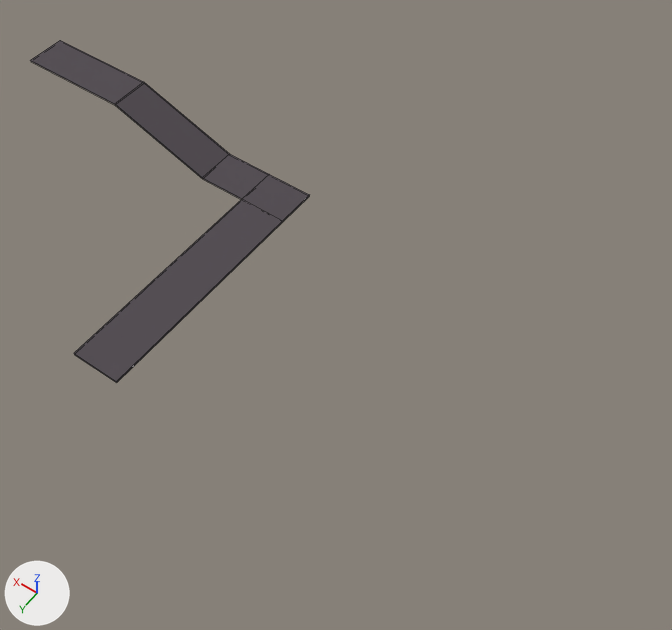
A saved change to the Blender file Elvebakken Spill/Assets/Models/vei.blend.
One viewpoint serves both versions: a 50 mm camera at (-297.0, 233.0, 285.0) aimed at (-142.0, 16.0, -56.0). The axes (+X, +Y, +Z) are drawn at lower left. The lights are the same throughout. Mesh edges are drawn as thin lines.
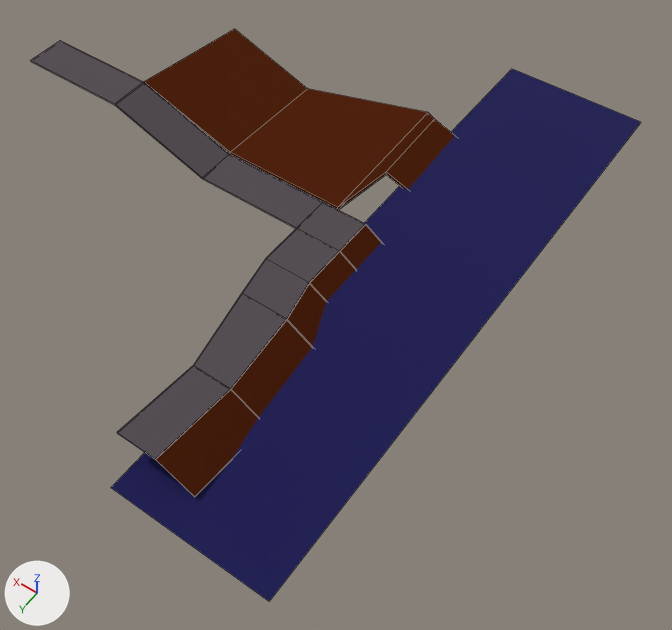
Where the change shows, as pixel boxes (x1, y1, x2, y2) in the pictures (672 x 630 px):
'Plane', added (blue): after (111, 69, 641, 601)
'Cube', reshaped (20% wider, 22% taller): before (31, 40, 310, 383); after (31, 40, 366, 460)
'Cube.001', added (brown): after (144, 29, 455, 210)
'Cube.002', added (brown): after (156, 224, 381, 497)
part 1 of me_cube, built on: before (74, 154, 310, 383); after (117, 154, 366, 460)

Diff of the bpy script that builds the scene:
```diff
--- a/Elvebakken Spill/Assets/Models/vei.blend.py
+++ b/Elvebakken Spill/Assets/Models/vei.blend.py
@@ mat_vann @@
+mat_vann = principled_material('Vann')
+mat_vann.base_color = (0.00536, 0.00437, 0.0835)  # dark blue #100e52
+mat_vann.roughness = 1.0
@@ mat_jord @@
+mat_jord = principled_material('Jord')
+mat_jord.base_color = (0.08, 0.0164, 0.00473)  # brown #50230f
+mat_jord.roughness = 1.0
+mat_jord.specular_ior_level = 0.0
@@ me_cube @@
 me_cube.from_pydata(...)  # 24 vertices, 22 faces; spans x -10.9..4.7, y -1.0..11.7, z -47.2..1.0
 # used by ob_cube; location = (0.0, 0.0, 0.0); scale = (10.0, 10.0, 0.415)
 # verts and faces of me_cube; kept vertices keep their numbers, new ones are numbered from 24
 # before: 12 (-8.5, 1.0, -47.2) at pixel (242, 200), 13 (-8.5, -1.0, -47.2) at pixel (269, 175), 14 (-8.5, -1.0, -45.2) at pixel (269, 174), 15 (-8.5, 1.0, -45.2) at pixel (242, 198), 16 (-10.9, 1.0, -47.2) at pixel (283, 221)
 # before: 17 (-10.9, -1.0, -47.2) at pixel (309, 196), 18 (-10.9, -1.0, -45.2) at pixel (309, 194), 19 (-10.9, 1.0, -45.2) at pixel (282, 220), 20 (-8.5, 11.7, -45.2) at pixel (73, 353), 21 (-8.5, 11.7, -47.2) at pixel (74, 354)
 # before: 22 (-10.9, 11.7, -45.2) at pixel (116, 381), 23 (-10.9, 11.7, -47.2) at pixel (116, 382)
+# me_cube part 1
+delete_faces([(20, 21, 23, 22)])
+for i in [*range(12, 20)]: verts[i] += (-3.1, 0.0, 0.0)
+for i in [*range(20, 24)]: verts[i] += (-3.1, -8.5, 0.0)
+verts[24] = (-14.9, 9.5, -38.0)  # pixel (230, 388)
+verts[25] = (-14.9, 9.5, -39.6)  # pixel (230, 389)
+verts[26] = (-14.9, 13.6, -24.4)  # pixel (155, 459)
+verts[27] = (-14.9, 13.6, -26.0)  # pixel (155, 459)
+for new, old in zip([*range(28, 32)], [*range(24, 28)]): verts[new] = verts[old] + (1.9, 0.0, 0.0)
+verts[32] = (-12.2, 5.5, -37.8)  # pixel (241, 292)
+verts[33] = (-12.2, 5.5, -39.8)  # pixel (241, 294)
+verts[34] = (-14.5, 5.5, -37.8)  # pixel (286, 318)
+verts[35] = (-14.5, 5.5, -39.8)  # pixel (286, 320)
+faces += [(21, 23, 35, 33), (24, 34, 32, 28), (20, 21, 33, 32), (20, 32, 34, 22), (22, 34, 35, 23), (24, 26, 27, 25)]
+faces += [(24, 25, 35, 34), (25, 29, 33, 35), (28, 32, 33, 29), (26, 30, 31, 27), (25, 27, 31, 29), (28, 29, 31, 30)]
+faces += [(24, 28, 30, 26)]
 me_cube.materials.append(mat_asphalt)
@@ me_plane @@
+me_plane.from_pydata([(-2.51, -1.0, 0.0), (1.0, -1.0, 0.0), (-2.51, 1.0, 0.0), (1.0, 1.0, 0.0)], [], [(0, 1, 3, 2)])
+me_plane.materials.append(mat_vann)  # dark blue #100e52
@@ me_cube_002 @@
+me_cube_002.from_pydata(...)  # 24 vertices, 22 faces; spans x -16.4..-14.0, y -1.1..13.6, z -78.5..-24.4
+me_cube_002.materials.append(mat_jord)  # brown #50230f
@@ me_cube_001 @@
+me_cube_001.from_pydata(...)  # 20 vertices, 18 faces; spans x -1.1..2.2, y -81.3..1.2, z -13.9..19.3
+me_cube_001.materials.append(mat_jord)  # brown #50230f
@@ ob_plane @@
+ob_plane = bpy.data.objects.new('Plane', me_plane)
+ob_plane.location = (-156.4, -2.6, -26.0)
+ob_plane.scale = (21.1, 152.0, 21.1)
@@ ob_cube_002 @@
+ob_cube_002 = bpy.data.objects.new('Cube.002', me_cube_002)
+ob_cube_002.location = (0.0, 0.0, 0.0)
+ob_cube_002.scale = (10.0, 10.0, 0.415)
@@ ob_cube_001 @@
+ob_cube_001 = bpy.data.objects.new('Cube.001', me_cube_001)
+ob_cube_001.location = (-103.3, -11.2, -18.8)
+ob_cube_001.scale = (41.9, 1.0, 1.0)
```
